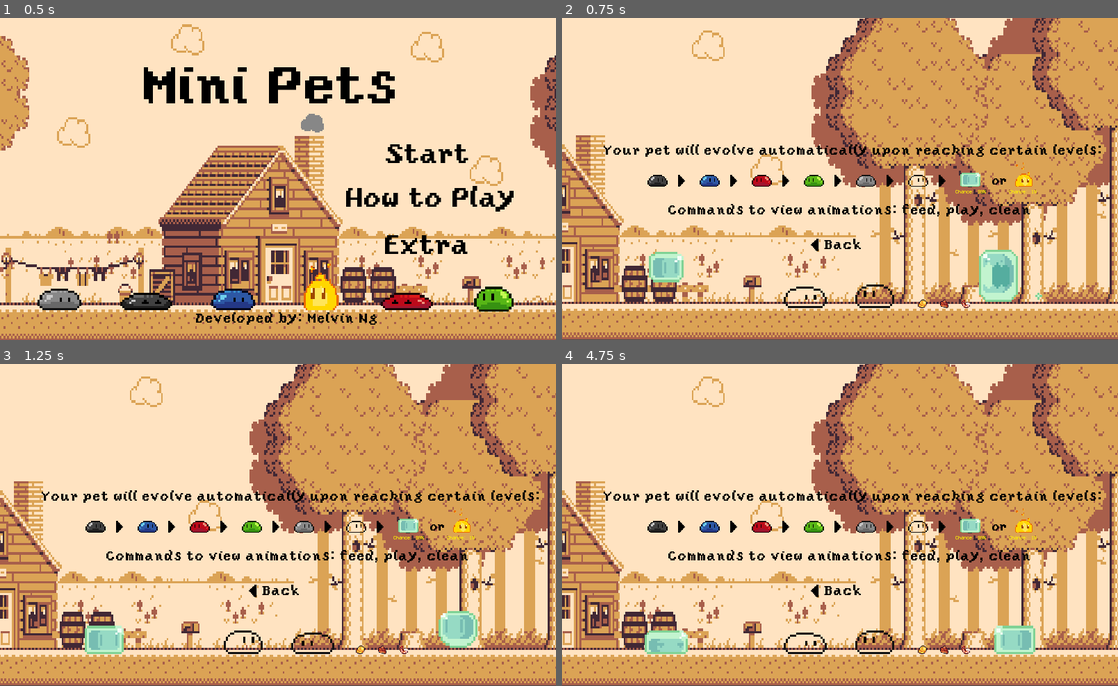
Above: before the commit, frames 1-4 (two rows, left to right).
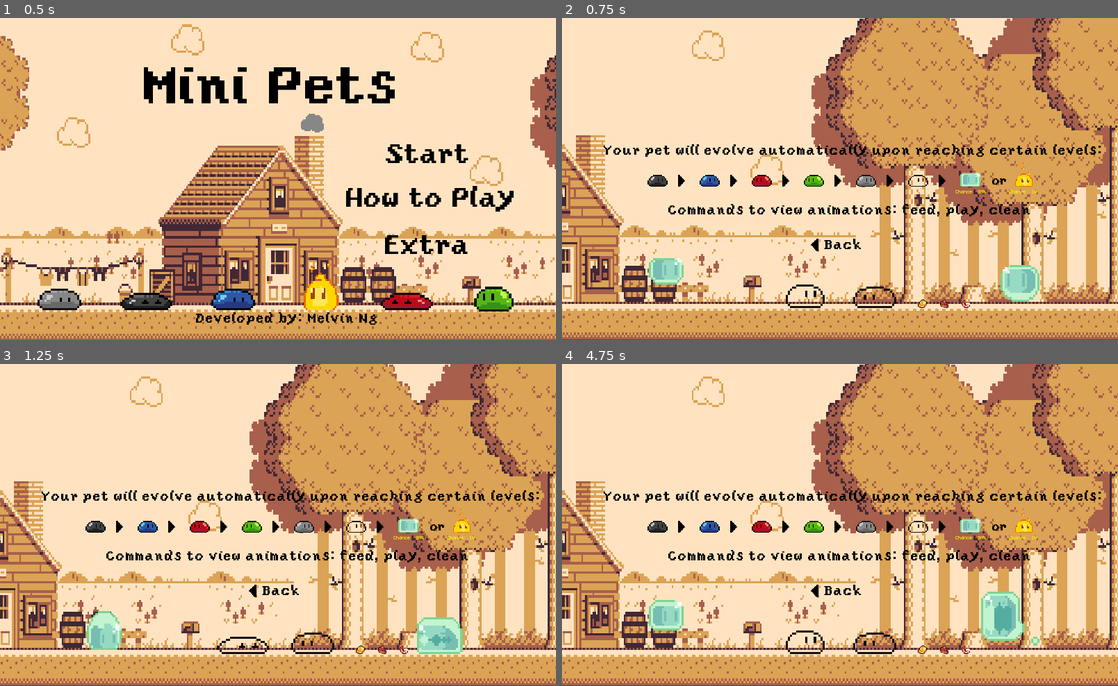
Above: after the commit, the same moments.

Repository: melvincwng/mini-pets
Game: Godot game, scene res://Scenes/MainMenu.tscn
Same seed, same stepped clock (60 frames per second), same inputs: the game is played once before the commit and once after it.
Inputs (mouse positions are in pixels of both pictures, inside the frame that each line leads up to):
- Up to frame 1 (0.5 s): no input
- Up to frame 2 (0.75 s): click "Extra" at 0.5 s
- Up to frame 3 (1.25 s): no input
- Up to frame 4 (4.75 s): move the mouse to (962, 508) at 1.27 s; move the mouse to (728, 541) at 2.02 s; move the mouse to (895, 454) at 2.77 s; move the mouse to (812, 589) at 3.52 s; move the mouse to (1006, 573) at 4.27 s

Frame 1 is identical in both runs. In frame 2, 2.0% of the frame differs, in the area x 15-87%, y 71-91%; in frame 3, 2.0%; in frame 4, 2.8%, in the area x 14-86%, y 70-91%.

Commit message:
Edit the code that determines the difficulty of the game

Diff:
--- a/Scenes/Extra.tscn
+++ b/Scenes/Extra.tscn
@@ -305,7 +305,7 @@
 scale = Vector2( 4, 4 )
 frames = SubResource( 11 )
 animation = "Idle"
-frame = 4
+frame = 1
 playing = true
 flip_h = true
 __meta__ = {
@@ -317,7 +317,7 @@
 scale = Vector2( 4, 4 )
 frames = SubResource( 12 )
 animation = "Jump"
-frame = 4
+frame = 2
 playing = true
 __meta__ = {
 "_edit_lock_": true
@@ -327,7 +327,7 @@
 position = Vector2( 448, 472 )
 scale = Vector2( 4, 4 )
 frames = SubResource( 13 )
-frame = 1
+frame = 4
 playing = true
 __meta__ = {
 "_edit_lock_": true
@@ -337,6 +337,7 @@
 position = Vector2( 576, 472 )
 scale = Vector2( 4, 4 )
 frames = SubResource( 13 )
+frame = 3
 playing = true
 flip_h = true
 __meta__ = {
--- a/Scenes/MainScene.gd
+++ b/Scenes/MainScene.gd
@@ -33,6 +33,7 @@
 	sprite.play("IdleBlack")
 	load_data()
 	admob.load_interstitial()
+
 
 
 func save_data():
@@ -79,17 +80,17 @@
 # this function func _on_Player_animation_finished() will automatically run
 # to play the correct animated slime based on the level of the player
 func _on_Player_animation_finished():
-	if level < 30:
+	if level < 45:
 		sprite.play("IdleBlack")
-	elif level >= 30 and level < 60:
+	elif level >= 45 and level < 75:
 		sprite.play("IdleBlue")
-	elif level >= 60 and level < 90:
+	elif level >= 75 and level < 135:
 		sprite.play("IdleRed")
-	elif level >= 90 and level < 120:
+	elif level >= 135 and level < 210:
 		sprite.play("IdleGreen")
-	elif level >= 120 and level < 150:
+	elif level >= 210 and level < 285:
 		sprite.play("IdleGrey")
-	elif level >= 150 and level < 180:
+	elif level >= 285 and level < 365:
 		sprite.play("Idle")
 	else:
 		if random_number == 88:
@@ -157,17 +158,17 @@
 
 
 func evolve_pet_feed():
-	if level < 30:
+	if level < 45:
 		sprite.play("FeedBlack")
-	elif level >= 30 and level < 60:
+	elif level >= 45 and level < 75:
 		sprite.play("FeedBlue")
-	elif level >=60 and level < 90:
+	elif level >=75 and level < 135:
 		sprite.play("FeedRed")
-	elif level >= 90 and level < 120:
+	elif level >= 135 and level < 210:
 		sprite.play("FeedGreen")
-	elif level >= 120 and level < 150:
+	elif level >= 210 and level < 285:
 		sprite.play("FeedGrey")
-	elif level >= 150 and level < 180:
+	elif level >= 285 and level < 365:
 		sprite.play("Feed")
 	else:
 		if random_number == 88:
@@ -177,17 +178,17 @@
 
 
 func evolve_pet_play():
-	if level < 30:
+	if level < 45:
 		sprite.play("PlayBlack")
-	elif level >= 30 and level < 60:
+	elif level >= 45 and level < 75:
 		sprite.play("PlayBlue")
-	elif level >=60 and level < 90:
+	elif level >=75 and level < 135:
 		sprite.play("PlayRed")
-	elif level >= 90 and level < 120:
+	elif level >= 135 and level < 210:
 		sprite.play("PlayGreen")
-	elif level >= 120 and level < 150:
+	elif level >= 210 and level < 285:
 		sprite.play("PlayGrey")
-	elif level >= 150 and level < 180:
+	elif level >= 285 and level < 365:
 		sprite.play("Play")
 	else:
 		if random_number == 88:
@@ -197,17 +198,17 @@
 
 
 func evolve_pet_clean():
-	if level < 30:
+	if level < 45:
 		sprite.play("CleanBlack")
-	elif level >= 30 and level < 60:
+	elif level >= 45 and level < 75:
 		sprite.play("CleanBlue")
-	elif level >= 60 and level < 90:
+	elif level >= 75 and level < 135:
 		sprite.play("CleanRed")
-	elif level >= 90 and level < 120:
+	elif level >= 135 and level < 210:
 		sprite.play("CleanGreen")
-	elif level >= 120 and level < 150:
+	elif level >= 210 and level < 285:
 		sprite.play("CleanGrey")
-	elif level >= 150 and level < 180:
+	elif level >= 285 and level < 365:
 		sprite.play("Clean")
 	else:
 		if random_number == 88:
@@ -360,20 +361,20 @@
 	if new_text == 'change_black_slime()':
 		level = 0.5
 	elif new_text == 'change_blue_slime()':
-		level = 30.5
+		level = 45.5
 	elif new_text == 'change_red_slime()':
-		level = 60.5
+		level = 75.5
 	elif new_text == 'change_green_slime()':
-		level = 90.5
+		level = 135.5
 	elif new_text == 'change_grey_slime()':
-		level = 120.5
+		level = 210.5
 	elif new_text == 'change_transparent_slime()':
-		level = 150.5
+		level = 285.5
 	elif new_text == 'change_metal_slime()':
-		level = 180.5
+		level = 365.5
 		random_number = 1
 	elif new_text == 'change_fire_slime()':
-		level = 180.5
+		level = 365.5
 		random_number = 88
 	elif new_text == 'increase_level()':
 		level += 30
--- a/Scenes/MainScene.tscn
+++ b/Scenes/MainScene.tscn
@@ -257,11 +257,6 @@
 "name": "Idle",
 "speed": 5.0
 }, {
-"frames": [ ExtResource( 49 ), ExtResource( 50 ), ExtResource( 45 ), ExtResource( 51 ), ExtResource( 46 ), ExtResource( 54 ), ExtResource( 48 ), ExtResource( 52 ), ExtResource( 53 ), ExtResource( 56 ), ExtResource( 55 ), ExtResource( 47 ) ],
-"loop": true,
-"name": "PlayBlack",
-"speed": 7.5
-}, {
 "frames": [ ExtResource( 125 ), ExtResource( 127 ), ExtResource( 124 ), ExtResource( 126 ), ExtResource( 128 ) ],
 "loop": true,
 "name": "IdleGreen",
@@ -302,9 +297,19 @@
 "name": "PlayRed",
 "speed": 7.5
 }, {
-"frames": [ ExtResource( 59 ), ExtResource( 58 ), ExtResource( 57 ), ExtResource( 62 ), ExtResource( 61 ), ExtResource( 60 ) ],
-"loop": true,
-"name": "FeedBlack",
+"frames": [ ExtResource( 83 ), ExtResource( 74 ), ExtResource( 82 ), ExtResource( 78 ), ExtResource( 79 ), ExtResource( 77 ), ExtResource( 73 ), ExtResource( 80 ), ExtResource( 76 ), ExtResource( 81 ), ExtResource( 84 ), ExtResource( 75 ) ],
+"loop": true,
+"name": "PlayBlue",
+"speed": 7.5
+}, {
+"frames": [ ExtResource( 189 ), ExtResource( 190 ), ExtResource( 191 ), ExtResource( 192 ), ExtResource( 197 ), ExtResource( 198 ), ExtResource( 196 ) ],
+"loop": true,
+"name": "CleanFire",
+"speed": 5.0
+}, {
+"frames": [ ExtResource( 188 ), ExtResource( 183 ), ExtResource( 185 ), ExtResource( 194 ), ExtResource( 214 ), ExtResource( 181 ), ExtResource( 195 ), ExtResource( 193 ) ],
+"loop": true,
+"name": "FeedFire",
 "speed": 5.0
 }, {
 "frames": [ ExtResource( 180 ), ExtResource( 182 ), ExtResource( 186 ), ExtResource( 187 ), ExtResource( 184 ), ExtReso …(354 unchanged characters)…
@@ -312,11 +317,6 @@
 "name": "PlayFire",
 "speed": 7.5
 }, {
-"frames": [ ExtResource( 156 ), ExtResource( 153 ), ExtResource( 154 ), ExtResource( 155 ), ExtResource( 152 ) ],
-"loop": true,
-"name": "IdleGrey",
-"speed": 5.0
-}, {
 "frames": [ ExtResource( 71 ), ExtResource( 72 ), ExtResource( 70 ), ExtResource( 68 ), ExtResource( 69 ) ],
 "loop": true,
 "name": "IdleBlue",
@@ -327,29 +327,39 @@
 "name": "CleanGreen",
 "speed": 5.0
 }, {
+"frames": [ ExtResource( 120 ), ExtResource( 119 ), ExtResource( 121 ), ExtResource( 122 ), ExtResource( 123 ) ],
+"loop": true,
+"name": "CleanRed",
+"speed": 5.0
+}, {
+"frames": [ ExtResource( 19 ), ExtResource( 14 ), ExtResource( 18 ), ExtResource( 16 ), ExtResource( 15 ), ExtResource( 17 ) ],
+"loop": true,
+"name": "Feed",
+"speed": 5.0
+}, {
+"frames": [ ExtResource( 93 ), ExtResource( 90 ), ExtResource( 94 ), ExtResource( 91 ), ExtResource( 92 ), ExtResource( 95 ) ],
+"loop": true,
+"name": "FeedBlue",
+"speed": 5.0
+}, {
+"frames": [ ExtResource( 178 ), ExtResource( 169 ), ExtResource( 171 ), ExtResource( 170 ), ExtResource( 176 ), ExtResource( 172 ) ],
+"loop": true,
+"name": "FeedGrey",
+"speed": 5.0
+}, {
+"frames": [ ExtResource( 96 ), ExtResource( 97 ), ExtResource( 98 ), ExtResource( 99 ), ExtResource( 100 ) ],
+"loop": true,
+"name": "IdleRed",
+"speed": 5.0
+}, {
+"frames": [ ExtResource( 177 ), ExtResource( 179 ), ExtResource( 173 ), ExtResource( 174 ), ExtResource( 175 ) ],
+"loop": true,
+"name": "CleanGrey",
+"speed": 5.0
+}, {
 "frames": [ ExtResource( 224 ), ExtResource( 235 ), ExtResource( 228 ), ExtResource( 234 ), ExtResource( 226 ) ],
 "loop": true,
 "name": "IdleMetal",
-"speed": 5.0
-}, {
-"frames": [ ExtResource( 141 ), ExtResource( 142 ), ExtResource( 143 ), ExtResource( 144 ), ExtResource( 145 ), ExtResource( 147 ) ],
-"loop": true,
-"name": "FeedGreen",
-"speed": 5.0
-}, {
-"frames": [ ExtResource( 83 ), ExtResource( 74 ), ExtResource( 82 ), ExtResource( 78 ), ExtResource( 79 ), ExtResource( 77 ), ExtResource( 73 ), ExtResource( 80 ), ExtResource( 76 ), ExtResource( 81 ), ExtResource( 84 ), ExtResource( 75 ) ],
-"loop": true,
-"name": "PlayBlue",
-"speed": 7.5
-}, {
-"frames": [ ExtResource( 93 ), ExtResource( 90 ), ExtResource( 94 ), ExtResource( 91 ), ExtResource( 92 ), ExtResource( 95 ) ],
-"loop": true,
-"name": "FeedBlue",
-"speed": 5.0
-}, {
-"frames": [ ExtResource( 19 ), ExtResource( 14 ), ExtResource( 18 ), ExtResource( 16 ), ExtResource( 15 ), ExtResource( 17 ) ],
-"loop": true,
-"name": "Feed",
 "speed": 5.0
 }, {
 "frames": [ ExtResource( 85 ), ExtResource( 86 ), ExtResource( 87 ), ExtResource( 88 ), ExtResource( 89 ) ],
@@ -362,45 +372,35 @@
 "name": "PlayGreen",
 "speed": 7.5
 }, {
+"frames": [ ExtResource( 238 ), ExtResource( 237 ), ExtResource( 239 ), ExtResource( 236 ), ExtResource( 240 ) ],
+"loop": true,
+"name": "CleanMetal",
+"speed": 5.0
+}, {
+"frames": [ ExtResource( 156 ), ExtResource( 153 ), ExtResource( 154 ), ExtResource( 155 ), ExtResource( 152 ) ],
+"loop": true,
+"name": "IdleGrey",
+"speed": 5.0
+}, {
 "frames": [ ExtResource( 219 ), ExtResource( 216 ), ExtResource( 220 ), ExtResource( 218 ), ExtResource( 217 ), ExtResource( 221 ), ExtResource( 215 ), ExtResource( 222 ), ExtResource( 223 ) ],
 "loop": true,
 "name": "PlayMetal",
 "speed": 10.0
 }, {
-"frames": [ ExtResource( 238 ), ExtResource( 237 ), ExtResource( 239 ), ExtResource( 236 ), ExtResource( 240 ) ],
-"loop": true,
-"name": "CleanMetal",
-"speed": 5.0
-}, {
-"frames": [ ExtResource( 189 ), ExtResource( 190 ), ExtResource( 191 ), ExtResource( 192 ), ExtResource( 197 ), ExtResource( 198 ), ExtResource( 196 ) ],
-"loop": true,
-"name": "CleanFire",
-"speed": 5.0
-}, {
-"frames": [ ExtResource( 96 ), ExtResource( 97 ), ExtResource( 98 ), ExtResource( 99 ), ExtResource( 100 ) ],
-"loop": true,
-"name": "IdleRed",
-"speed": 5.0
-}, {
-"frames": [ ExtResource( 178 ), ExtResource( 169 ), ExtResource( 171 ), ExtResource( 170 ), ExtResource( 176 ), ExtResource( 172 ) ],
-"loop": true,
-"name": "FeedGrey",
-"speed": 5.0
-}, {
-"frames": [ ExtResource( 177 ), ExtResource( 179 ), ExtResource( 173 ), ExtResource( 174 ), ExtResource( 175 ) ],
-"loop": true,
-"name": "CleanGrey",
-"speed": 5.0
-}, {
-"frames": [ ExtResource( 188 ), ExtResource( 183 ), ExtResource( 185 ), ExtResource( 194 ), ExtResource( 214 ), ExtResource( 181 ), ExtResource( 195 ), ExtResource( 193 ) ],
-"loop": true,
-"name": "FeedFire",
-"speed": 5.0
-}, {
-"frames": [ ExtResource( 120 ), ExtResource( 119 ), ExtResource( 121 ), ExtResource( 122 ), ExtResource( 123 ) ],
-"loop": true,
-"name": "CleanRed",
-"speed": 5.0
+"frames": [ ExtResource( 59 ), ExtResource( 58 ), ExtResource( 57 ), ExtResource( 62 ), ExtResource( 61 ), ExtResource( 60 ) ],
+"loop": true,
+"name": "FeedBlack",
+"speed": 5.0
+}, {
+"frames": [ ExtResource( 141 ), ExtResource( 142 ), ExtResource( 143 ), ExtResource( 144 ), ExtResource( 145 ), ExtResource( 147 ) ],
+"loop": true,
+"name": "FeedGreen",
+"speed": 5.0
+}, {
+"frames": [ ExtResource( 49 ), ExtResource( 50 ), ExtResource( 45 ), ExtResource( 51 ), ExtResource( 46 ), ExtResource( 54 ), ExtResource( 48 ), ExtResource( 52 ), ExtResource( 53 ), ExtResource( 56 ), ExtResource( 55 ), ExtResource( 47 ) ],
+"loop": true,
+"name": "PlayBlack",
+"speed": 7.5
 }, {
 "frames": [ ExtResource( 25 ), ExtResource( 29 ), ExtResource( 26 ), ExtResource( 27 ), ExtResource( 24 ), ExtResource( 28 ), ExtResource( 30 ), ExtResource( 23 ), ExtResource( 20 ), ExtResource( 21 ), ExtResource( 31 ), ExtResource( 22 ) ],
 "loop": true,
@@ -499,7 +499,7 @@
 scale = Vector2( 4, 4 )
 frames = SubResource( 1 )
 animation = "CleanMetal"
-frame = 1
+frame = 4
 playing = true
 offset = Vector2( 0, -10 )
 flip_h = true
@@ -754,7 +754,6 @@
 [node name="ConfirmationDialog" type="ConfirmationDialog" parent="."]
 margin_right = 200.0
 margin_bottom = 70.0
-rect_min_size = Vector2( 200, 70 )
 window_title = ""
 
 [node name="save" type="AudioStreamPlayer" parent="ConfirmationDialog"]
